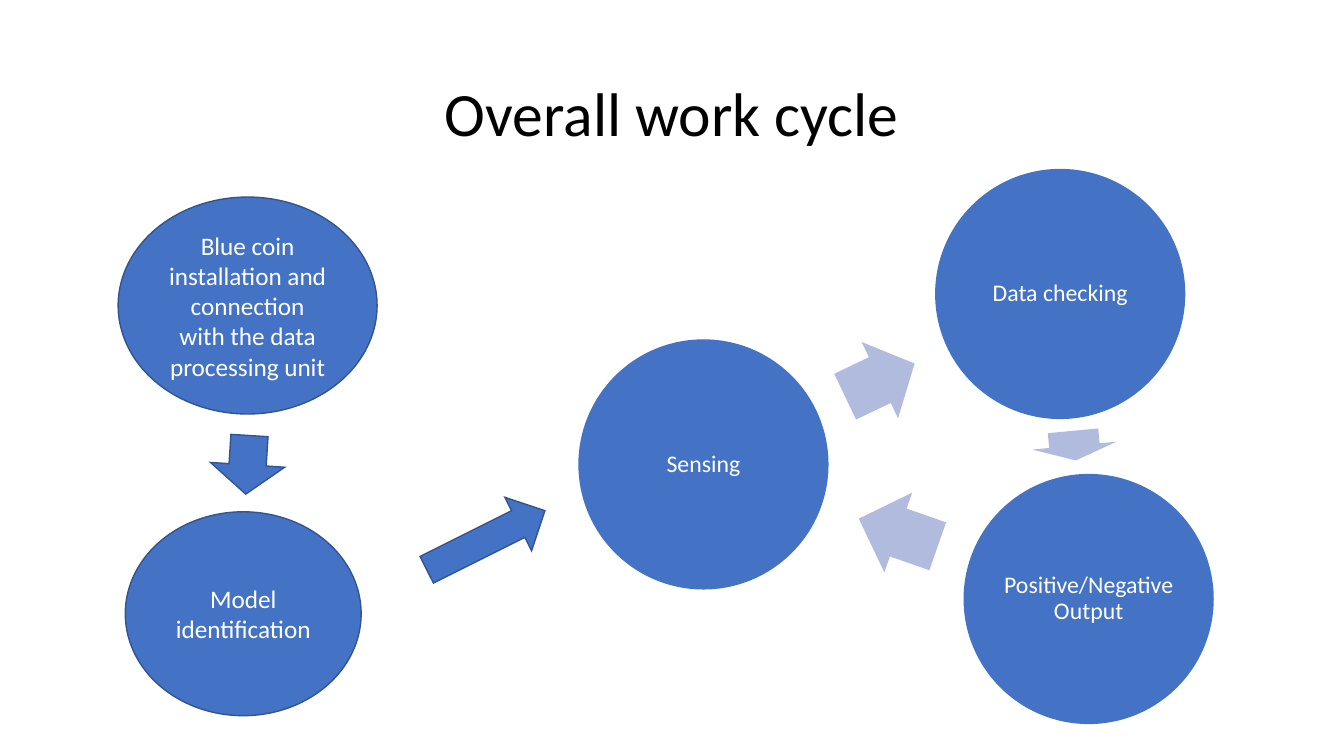
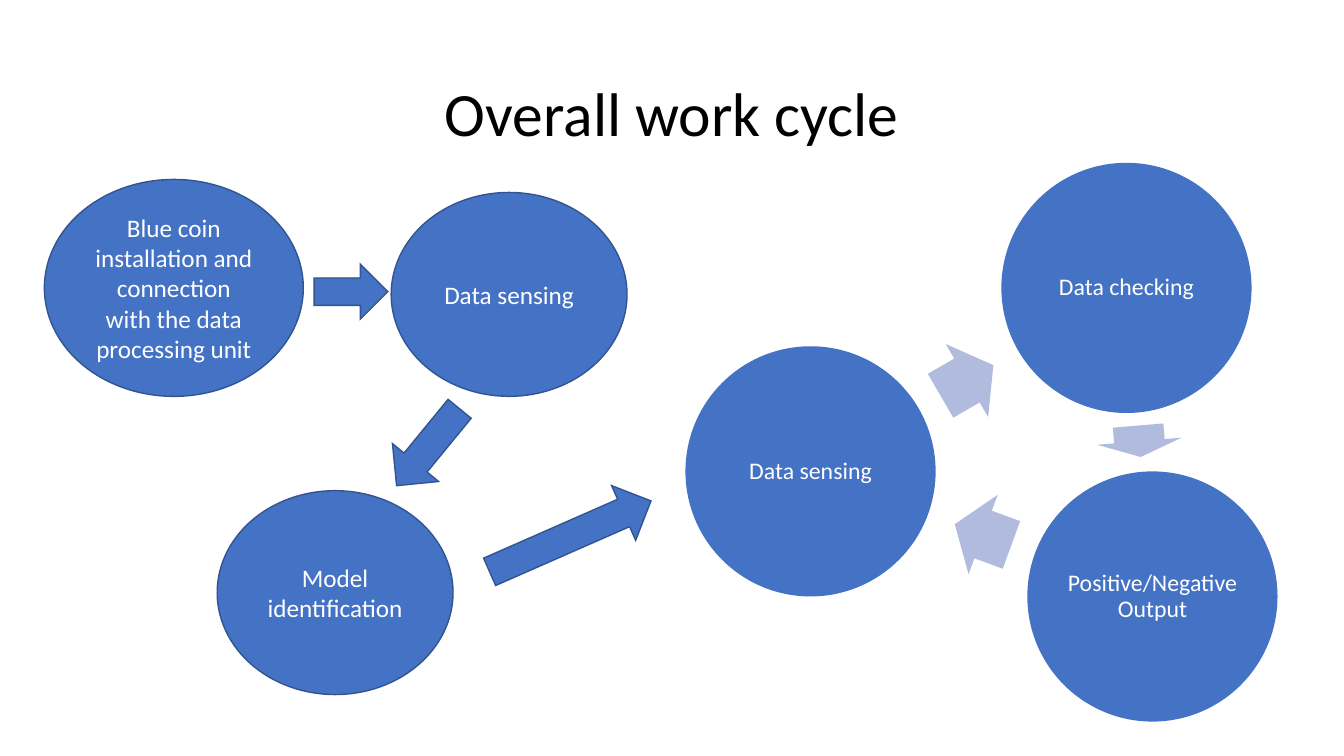
Before and after one commit to urzino/FanMonitoringBlueCoin, a slide deck: slide 10 of Pervasive_presentation_Milestone1_group8.pptx. Drawn at 1344x756 pixels with LibreOffice and Linux fonts; fonts in the diff are those of the drawing. Boxes give left, top, right and bottom in pixels: in the first picture for what was removed or moved away, otherwise in the second. Text is boxed around its words. In the diff, an @@ line names an element or a change of style, - is before the commit and + after.

```diff
--- a/Pervasive_presentation_Milestone1_group8.pptx
+++ b/Pervasive_presentation_Milestone1_group8.pptx
@@ ellipse "Blue coin installation and connection ...": place and size @@
-ellipse "Blue coin installation and connection ..." at (118, 197, 377, 413)
+ellipse "Blue coin installation and connection ..." at (44, 179, 303, 396)
@@ 1 text, 1 right arrow, 1 ellipse: place and size @@
-1 text, 1 right arrow, 1 ellipse at (936, 169, 1186, 465)
+1 text, 1 right arrow, 1 ellipse at (1001, 162, 1251, 461)
@@ ellipse added at (391, 193, 627, 396), fill #4472C4, outline #325491 1 pt, 18 pt, text #FFFFFF @@
+Data sensing
@@ right arrow at (315, 264, 388, 319): rotation 93 to 0 degrees @@
@@ right arrow at (920, 329, 1015, 433): rotation 334 to 329 degrees @@
@@ ellipse: place and size @@
-ellipse at (579, 340, 829, 590)
+ellipse at (686, 347, 936, 597)
@@ right arrow added at (373, 390, 483, 505), fill #4472C4, outline #325491 1 pt @@
@@ right arrow at (477, 474, 663, 600): rotation 333 to 336 degrees @@
@@ text at (749, 462, 872, 483): text changed @@
-Sensing
+Data sensing
@@ ellipse: place and size @@
-ellipse at (964, 474, 1214, 724)
+ellipse at (1027, 472, 1277, 722)
@@ ellipse "Model identification": place and size @@
-ellipse "Model identification" at (125, 512, 361, 716)
+ellipse "Model identification" at (217, 491, 453, 695)
@@ right arrow: place and size @@
-right arrow at (845, 479, 952, 586)
+right arrow at (940, 484, 1026, 585)
@@ text "Positive/Negative Output": place and size @@
-text "Positive/Negative Output" at (1004, 576, 1173, 623)
+text "Positive/Negative Output" at (1068, 574, 1237, 621)
```
Also in this commit, not shown: 2 other slides changed.
